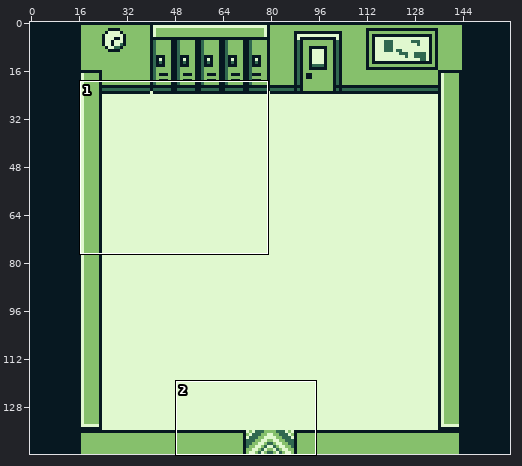
Two versions of one sprite sheet, assets/backgrounds/Level3.png. Above, an overview of the earlier version with the close-up marked.
Close-up. Before the commit:
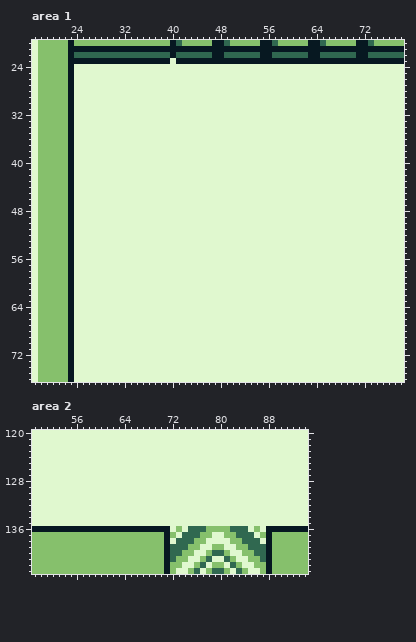
The file is 160x144 pixels. Shown: area 1: x 17..78, y 20..76; area 2: x 49..94, y 120..143.
And afterwards:
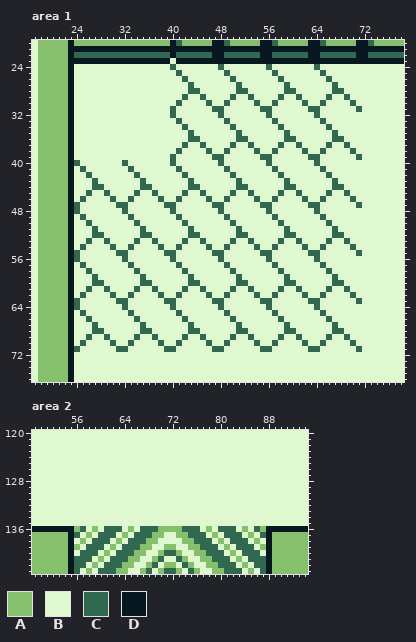
Palette (. is transparent): A #86c06c  B #e0f8cf  C #306850  D #071821
What changed:
Changed rows in their new state; - is an unchanged pixel.
Area 1:
first column x 24:
24 ----------------C-------C-------C-------C-------
25 -----------------C-------C-------C-------C------
26 ------------------C-------C-------C-------C-----
27 -------------------C-------C-------C-------C----
28 -------------------CC------CC------CC------CC---
29 ------------------C--C----C--C----C--C----C--C--
30 -----------------C----C--C----C--C----C--C----C-
31 ----------------C------CC------CC------CC------C
32 ----------------C-------C-------C-------C-------
33 -----------------C-------C-------C-------C------
34 ------------------C-------C-------C-------C-----
35 -------------------C-------C-------C-------C----
36 -------------------CC------CC------CC------CC---
37 ------------------C--C----C--C----C--C----C--C--
38 -----------------C----C--C----C--C----C--C----C-
39 ----------------C------CC------CC------CC------C
40 C-------C-------C-------C-------C-------C-------
41 -C-------C-------C-------C-------C-------C------
42 --C-------C-------C-------C-------C-------C-----
43 ---C-------C-------C-------C-------C-------C----
44 ---CC------CC------CC------CC------CC------CC---
45 --C--C----C--C----C--C----C--C----C--C----C--C--
46 -C----C--C----C--C----C--C----C--C----C--C----C-
47 C------CC------CC------CC------CC------CC------C
48 C-------C-------C-------C-------C-------C-------
49 -C-------C-------C-------C-------C-------C------
50 --C-------C-------C-------C-------C-------C-----
51 ---C-------C-------C-------C-------C-------C----
52 ---CC------CC------CC------CC------CC------CC---
53 --C--C----C--C----C--C----C--C----C--C----C--C--
54 -C----C--C----C--C----C--C----C--C----C--C----C-
55 C------CC------CC------CC------CC------CC------C
56 C-------C-------C-------C-------C-------C-------
57 -C-------C-------C-------C-------C-------C------
58 --C-------C-------C-------C-------C-------C-----
59 ---C-------C-------C-------C-------C-------C----
60 ---CC------CC------CC------CC------CC------CC---
61 --C--C----C--C----C--C----C--C----C--C----C--C--
62 -C----C--C----C--C----C--C----C--C----C--C----C-
63 C------CC------CC------CC------CC------CC------C
64 C-------C-------C-------C-------C-------C-------
65 -C-------C-------C-------C-------C-------C------
66 --C-------C-------C-------C-------C-------C-----
67 ---C-------C-------C-------C-------C-------C----
68 ---CC------CC------CC------CC------CC------CC---
69 --C--C----C--C----C--C----C--C----C--C----C--C--
70 -C----C--C----C--C----C--C----C--C----C--C----C-
71 C------CC------CC------CC------CC------CC------C
Area 2:
first column x 55:
136 -ACBABCCCBABCCCAAA-C--B-BCC-BA-CA
137 DCB-BCCCB-BCCC--BBAA--CBA-CC-BA-C
138 DB-BCCCB-BCCC--BB-BAACCC-A-CC-BA-
139 D-BCCCB-BCCC--BBAABB--CCCBA-CC-BA
140 DBCCCB-BCCC--BB-C-ABBAAC--BA-CC-B
141 DCCCB-BCCC--BB-CBBC----ACC-BA-CC-
142 DCCB-BCCC--BB-CBA-BCABBA-CC-BA-CC
143 DCB-BCCC--BB-CB-CCA-CA-BAACC-BA-C
Changed places in both close-ups, as pixel boxes (x1, y1, x2, y2):
changed: (74, 64, 362, 352)
changed: (68, 526, 266, 574)
